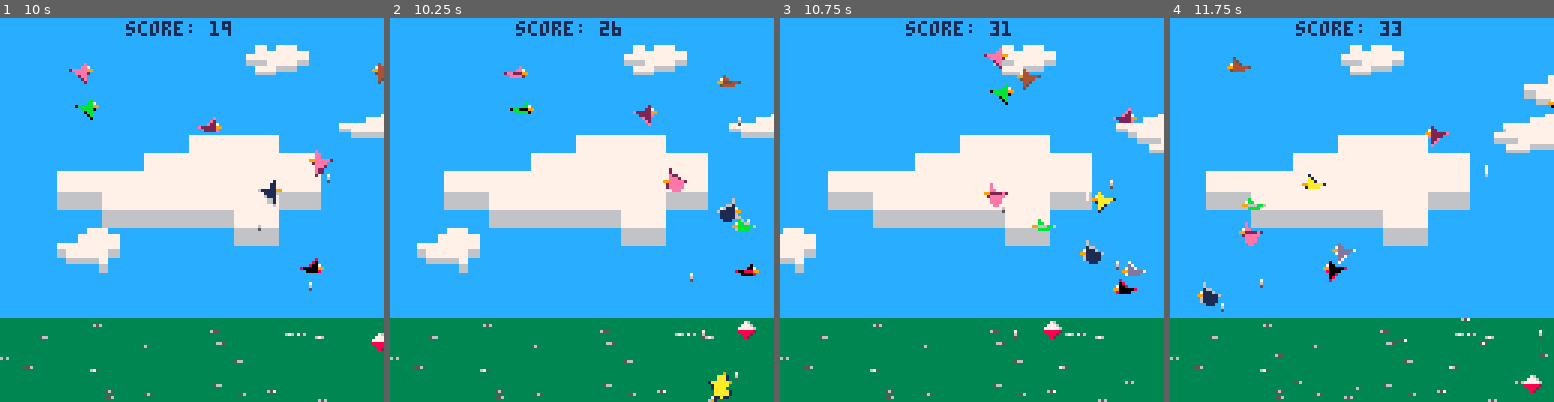
Above: before the commit, frames 1-4 (left to right).
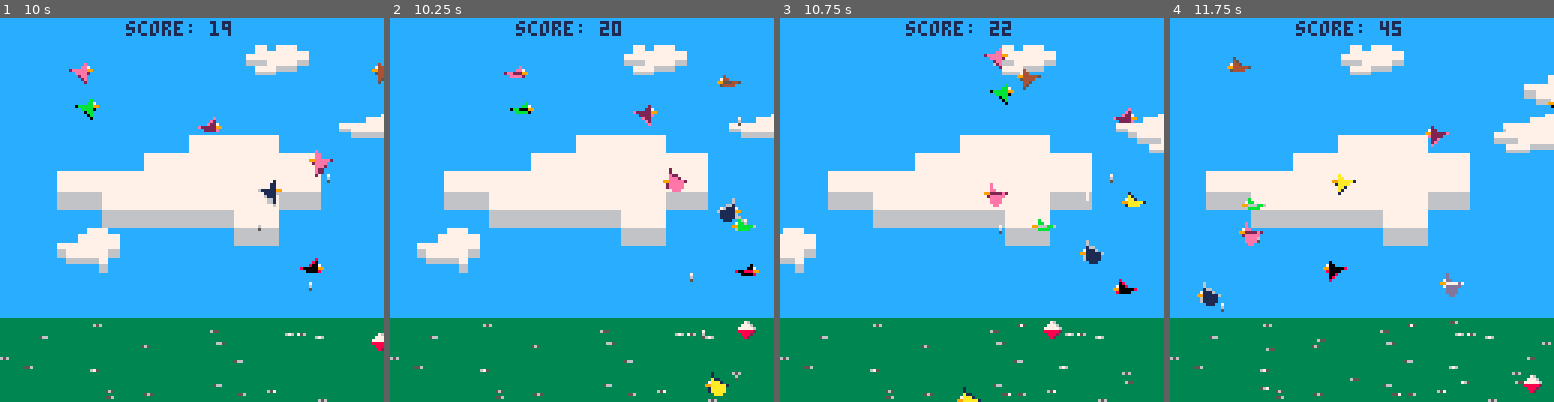
Above: after the commit, the same moments.

Repository: aranasaurus/exploding-birds
Game: PICO-8 cartridge exploding-birds.p8
Two runs of this game, one before a commit and one after it. Both use one fixed random seed, a clock stepped at 60 frames per second and the inputs below.
Inputs:
- Up to frame 1 (10 s): tap X (X key) at 0.33, 1.07, 1.85, 2.97, 4.08, 5.2, 6.32, 7.43, 8.55, 9.67 s; tap O (Z key) at 0.7, 1.7, 2.1, 2.5, 2.9, 3.3, 3.7, 4.1, 4.5, 4.9, 5.3, 5.7, 6.1, 6.5, 6.9, 7.3, 7.7, 8.1, 8.5, 8.9, 9.3, 9.7 s; hold Right 1.6-2.1 s; hold Up 2.15-2.42 s; hold Right 2.47-3.03 s; hold Left 3.08-3.58 s; hold Down 3.63-3.97 s; hold Right 4.02-4.68 s; hold Up 4.73-5.03 s; hold Left 5.08-5.68 s; hold Down 5.73-6.03 s; hold Right 6.08-6.58 s; hold Right 6.63-7.13 s; hold Up 7.18-7.45 s; hold Right 7.5-8.07 s; hold Left 8.12-8.62 s; hold Down 8.67-9 s; hold Right 9.05-9.72 s; hold Up from 9.77 s (still down)
- Up to frame 2 (10.25 s): release Up at 10.07 s; tap O (Z key) at 10.1 s; hold Left from 10.12 s (still down)
- Up to frame 3 (10.75 s): tap O (Z key) at 10.5 s; release Left at 10.72 s
- Up to frame 4 (11.75 s): hold Down 10.77-11.07 s; tap X (X key) at 10.78 s; tap O (Z key) at 10.9, 11.3, 11.7 s; hold Right 11.12-11.62 s

Frame 1 is identical in both runs. In frame 2, 0.3% of the frame differs, in the area x 58-94%, y 0-100%; in frame 3, 0.7%; in frame 4, 1.1%, in the area x 22-100%, y 0-100%.

Commit message:
refactor game_state to use constants and fix a bug with birds below the bowl dying when they shouldn't

Diff:
--- a/exploding-birds.p8
+++ b/exploding-birds.p8
@@ -192,7 +192,7 @@
    end
    if self.eat_tick==0 and abs(self.x-player.x)<=8 then
     -- +5 because the beak is never farther down than 5
-    if self.y+5>=player.y+player.rice_offset then
+    if self.y+5>=player.y+player.rice_offset and self.y<=player.y+4 then
      local bx=self.x+8
      if self.anim.dir==-1 then
       bx=self.x
@@ -375,14 +375,18 @@
 end
 
 -- game logic
+gs_start=0
+gs_main=1
+gs_over=2
+gs_over_post=3
 function set_game_state(state)
- if state==0 or state==1 then
+ if state==gs_start or state==gs_main then
   birds={}
   poops={}
   rice={}
   player=make_player()
  end
- if state==0 then
+ if state==gs_start then
   -- start screen
   clouds={
    start=60,
@@ -393,7 +397,7 @@
    local c=make_cloud(false,i%2==0,i>2)
    add(clouds,c)
   end
- elseif state==1 then
+ elseif state==gs_main then
   -- reset game entities and start game
   add(birds,make_bird())
   player.cd=15
@@ -401,7 +405,7 @@
  game_state=state
 end
 function _init()
- set_game_state(0)
+ set_game_state(gs_start)
 end
 --[[
 function _update()
@@ -410,26 +414,26 @@
 end
 --]]
 function _update60()
- if game_state<2 then
+ if game_state<gs_over then
   for c in all(clouds) do
    c:update()
   end
  end
- if game_state==0 then
+ if game_state==gs_start then
   if btn(b_btn) or btn(a_btn) then
-   set_game_state(1)
+   set_game_state(gs_main)
   end
   return
- elseif game_state==2 then
+ elseif game_state==gs_over then
   -- wait until b btn has been released to enable it to reset the game
   -- player was likely holding it down at the end of the game
   if not btn(b_btn) then
-   set_game_state(3)
+   set_game_state(gs_over_post)
   end
   return
- elseif game_state==3 then
+ elseif game_state==gs_over_post then
   if btn(b_btn) or btn(a_btn) then
-   set_game_state(1)
+   set_game_state(gs_main)
   end
   return
  end
@@ -444,7 +448,7 @@
   add(birds,make_bird())
  end
  if player.rice<=0 and #rice==0 then
-  set_game_state(2)
+  set_game_state(gs_over)
  end
 end
 function _draw()
@@ -454,7 +458,7 @@
   c:draw()
  end
  rectfill(0,horizon,128,128,dark_green)
- if game_state==0 then
+ if game_state==gs_start then
   -- start screen
   return
  end
@@ -465,10 +469,10 @@
   b:draw()
  end
  player:draw()
- if game_state==1 then
+ if game_state==gs_main then
   color(dark_blue)
   print("score: " .. flr(0.5+player.score), 42, 1)
- elseif game_state>=2 then
+ elseif game_state>=gs_over then
   local win={x=16,y=32,c1=white,c2=dark_grey}
   win.w=128-(2*(win.x-1))
   win.h=128-(2*(win.y-1))
